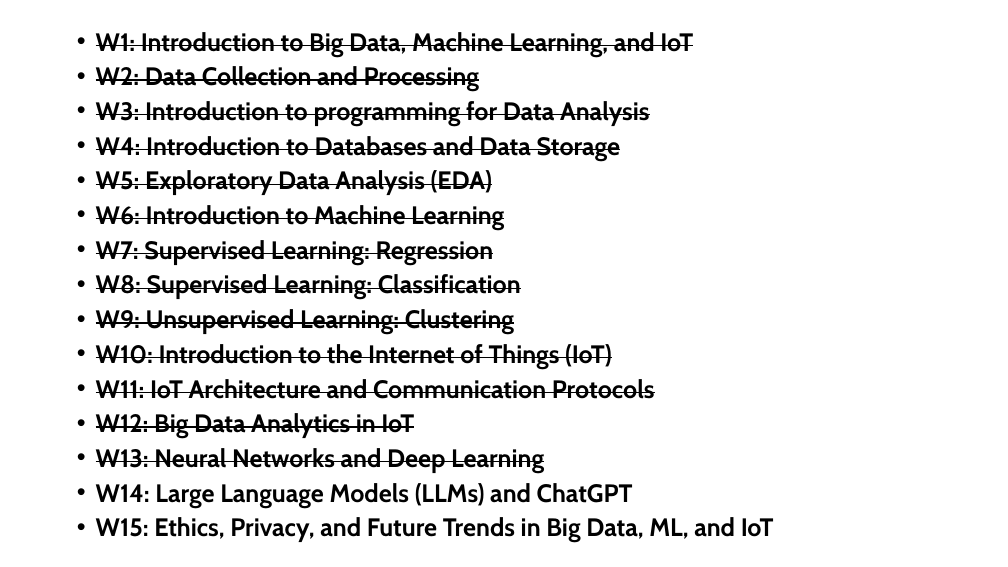
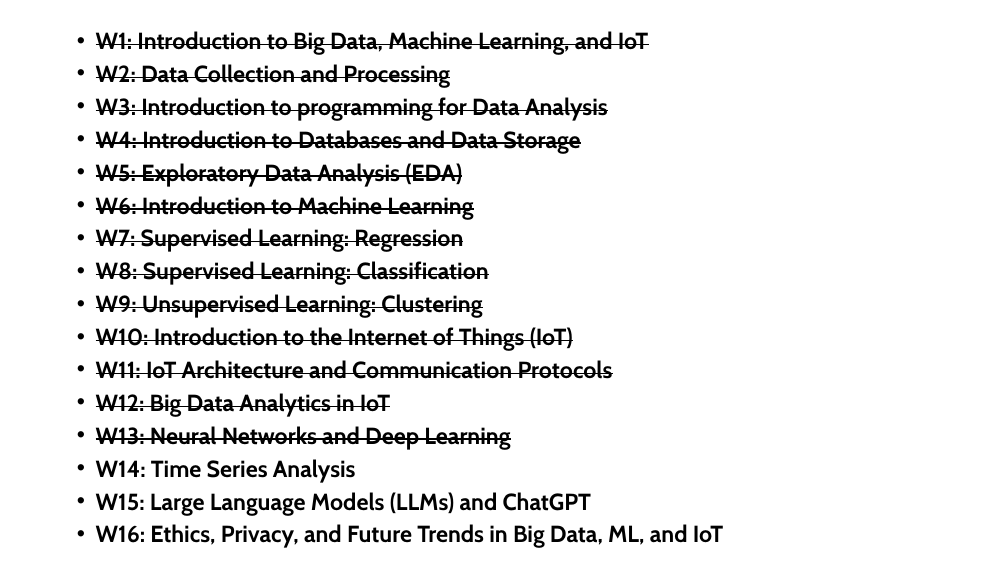
Before and after one commit to cannotpass/big-data-2024, a slide deck: slide 8 of prezentacje/2024-zajecia1.pptx. Drawn at 1008x567 pixels with LibreOffice and Linux fonts; fonts in the diff are those of the drawing. Boxes give left, top, right and bottom in pixels: in the first picture for what was removed or moved away, otherwise in the second. Text is boxed around its words. In the diff, an @@ line names an element or a change of style, - is before the commit and + after.

```diff
--- a/prezentacje/2024-zajecia1.pptx
+++ b/prezentacje/2024-zajecia1.pptx
@@ text at (96,31,648,450): size 24 to 22.2 pt in "W1: Introduction to Big Data, Machine Learning, ...", "W2: Data Collection and Processing", "W3: Introduction to programming for Data Analysis", "W4: Introduction to Databases and Data Storage" and 9 more places @@
@@ text at (96,459,723,548): text changed; size 24 to 22.2 pt @@
-• W14: Large Language Models (LLMs) and ChatGPT
-• W15: Ethics, Privacy, and Future Trends in Big Data, ML, and IoT
+• W14: Time Series Analysis
+• W15: Large Language Models (LLMs) and ChatGPT
+• W16: Ethics, Privacy, and Future Trends in Big Data, ML, and IoT
```
Also in this commit, not shown: 1 other file.
